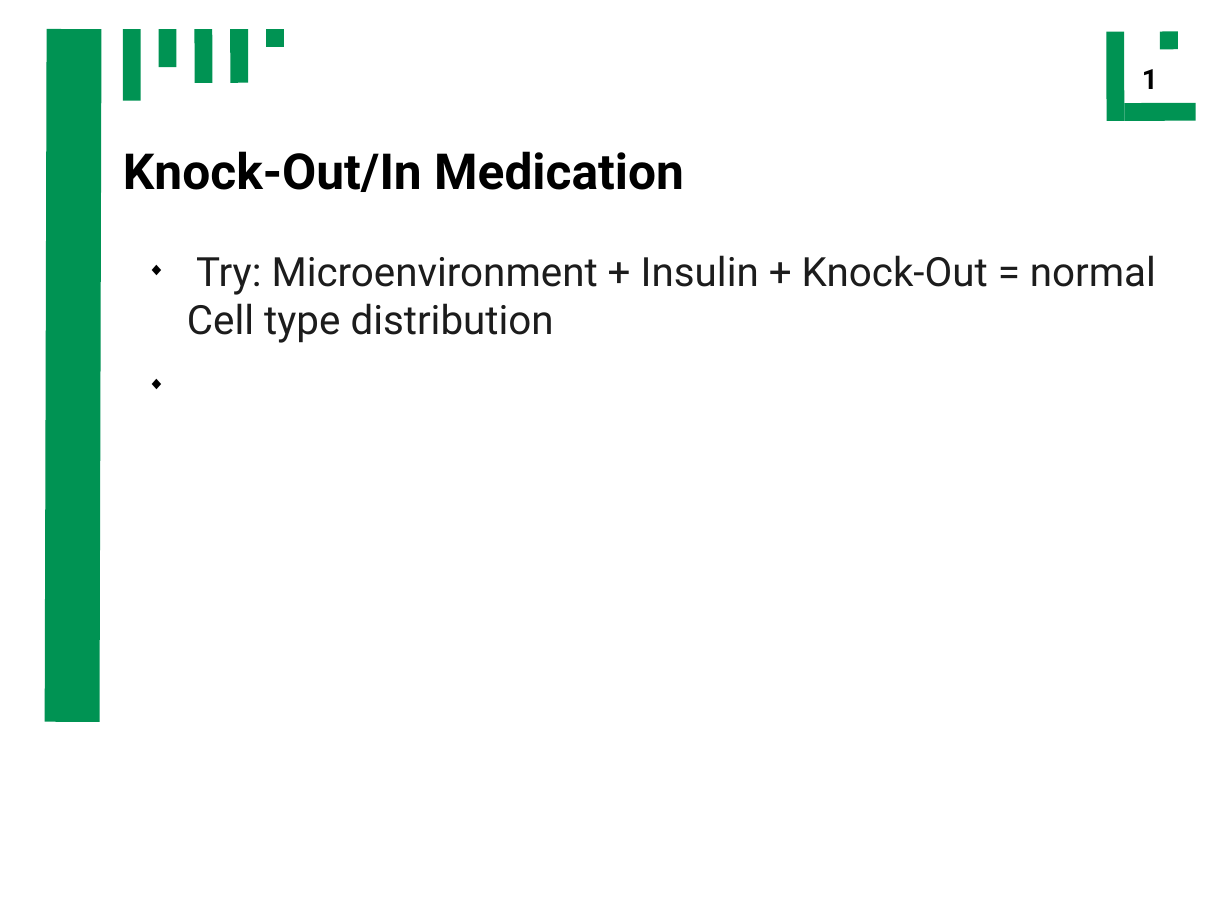
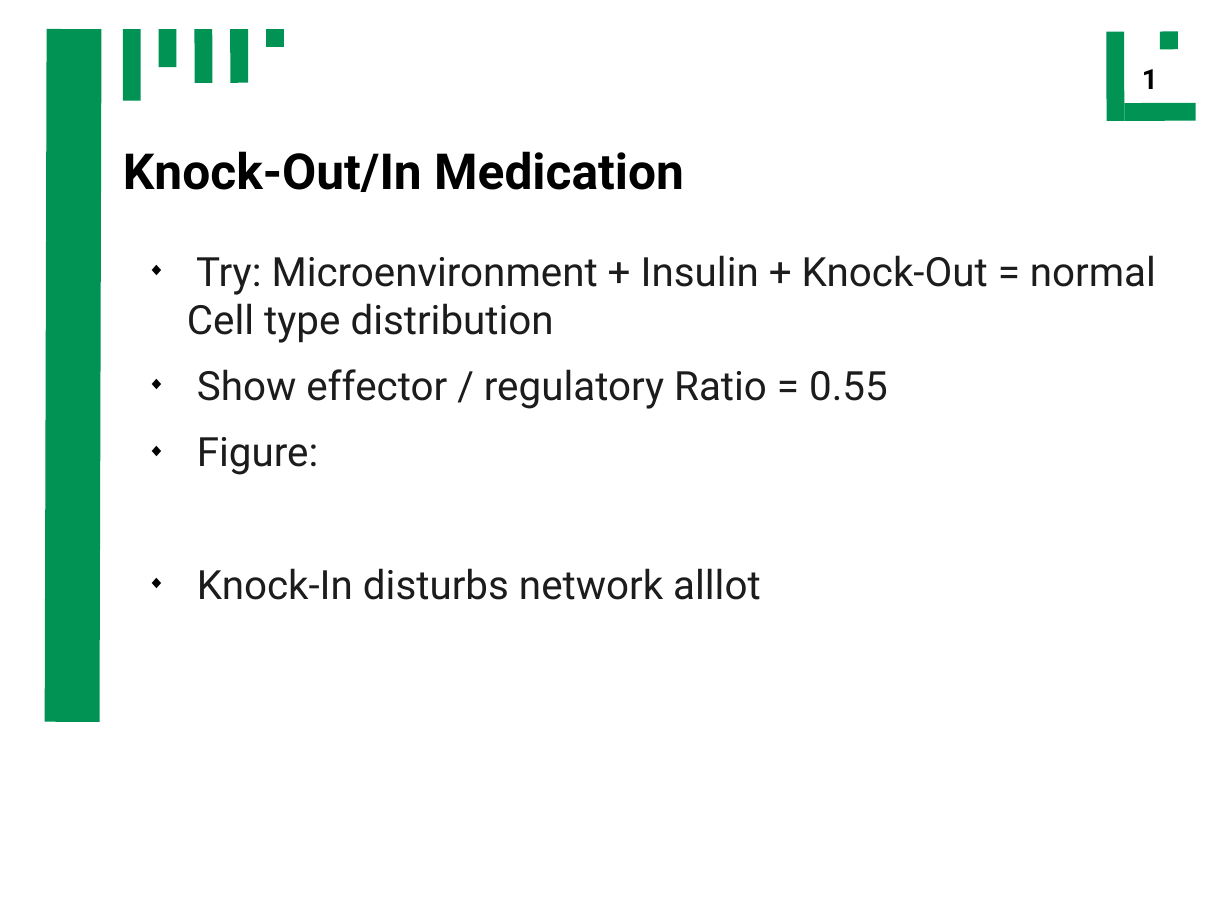
Before and after one commit to ch4perone/HaveFunWithSysBio, a slide deck: slide 19 of presentation.odp (slide 17 before the commit). Drawn at 1232x924 pixels with LibreOffice and Linux fonts; fonts in the diff are those of the drawing. Boxes give left, top, right and bottom in pixels: in the first picture for what was removed or moved away, otherwise in the second. Text is boxed around its words. In the diff, an @@ line names an element or a change of style, - is before the commit and + after.

```diff
--- a/presentation.odp
+++ b/presentation.odp
@@ text at (197,369,888,600): paragraphs added @@
+◆ Show effector / regulatory Ratio = 0.55
+◆ Figure:
+◆ Knock-In disturbs network alllot
```
Also in this commit, not shown: 5 other slides changed, 7 slides added, 3 slides removed, 9 other files.
